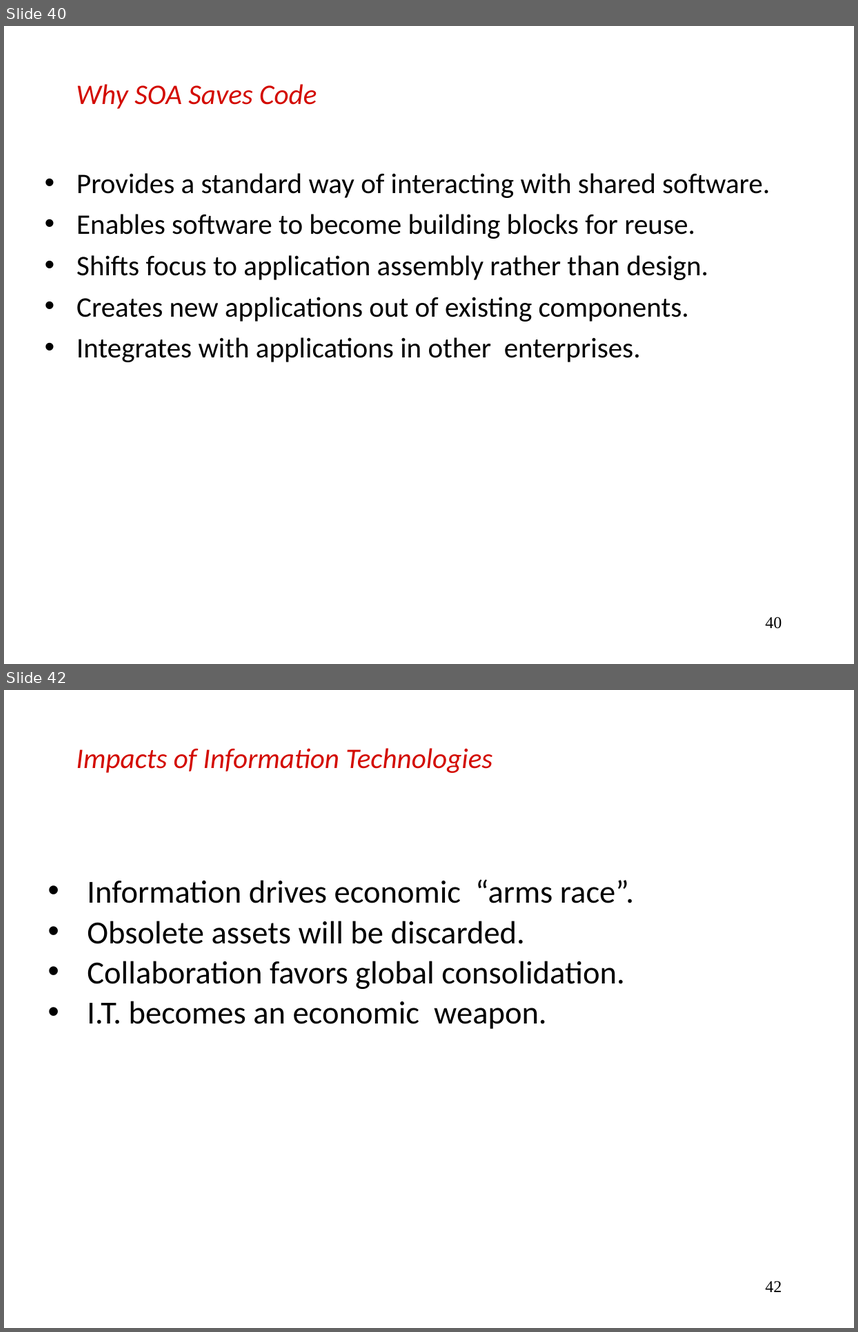
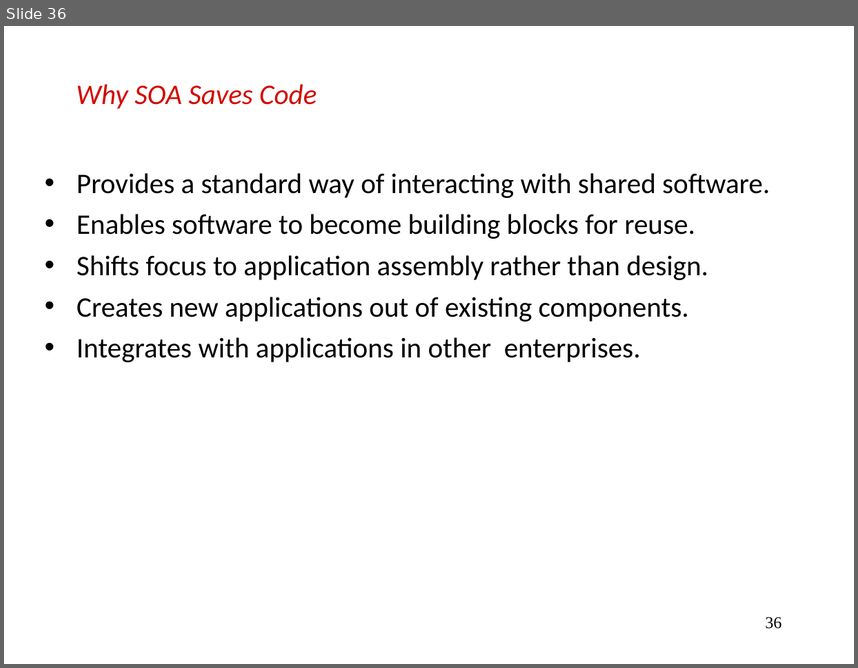
Before and after one commit to thangdinh95/ISDProject, a slide deck: Document/Presentation/web technologies service-oriented architecture.ppt. Shown one above the other, each under a label of ours: slides 40 and 42 before the commit, slide 36 after it; the slides between them are not shown. The pictures are 858x1332 and 858x668 pixels, drawn with LibreOffice and Linux fonts; fonts in the diff are those of the drawing. Boxes give left, top, right and bottom in pixels: in the first picture for what was removed or moved away, otherwise in the second. Text is boxed around its words. In the diff, an @@ line names an element or a change of style, - is before the commit and + after.

```diff
--- a/Document/Presentation/web technologies service-oriented architecture.ppt
+++ b/Document/Presentation/web technologies service-oriented architecture.ppt
@@ slide 42 removed at <box>4,690,854,1328</box>, background #FFFFFF @@
@@ title removed at <box>76,748,493,773</box> @@
-Impacts of Information Technologies
@@ text removed at <box>87,879,634,1029</box> @@
-• Information drives economic “arms race”.
-• Obsolete assets will be discarded.
-• Collaboration favors global consolidation.
-• I.T. becomes an economic weapon.
@@ page number removed at <box>765,1281,782,1292</box> @@
-42
@@ what was slide 40 is now slide 36 @@
@@ page number at <box>765,617,782,628</box>: text changed @@
-40
+36
```
Also in this commit, not shown: 3 slides changed, 6 other slides removed.
